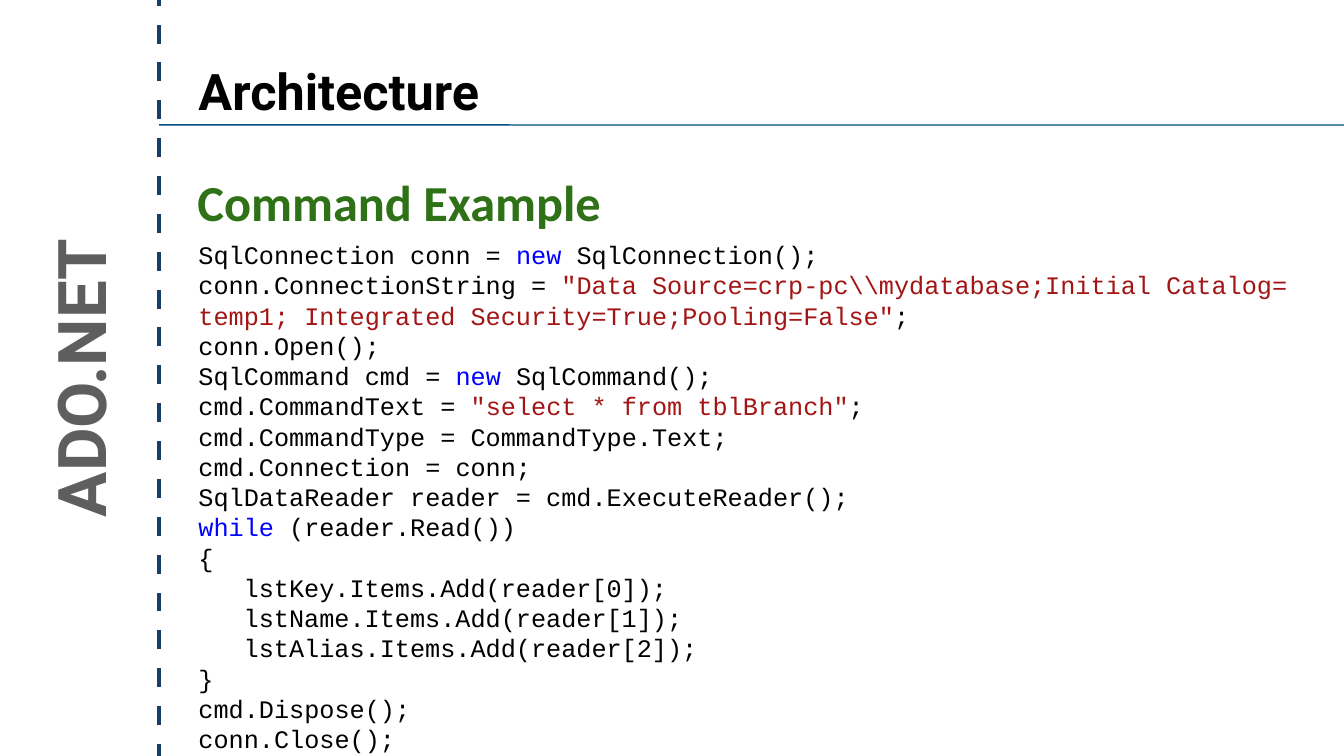
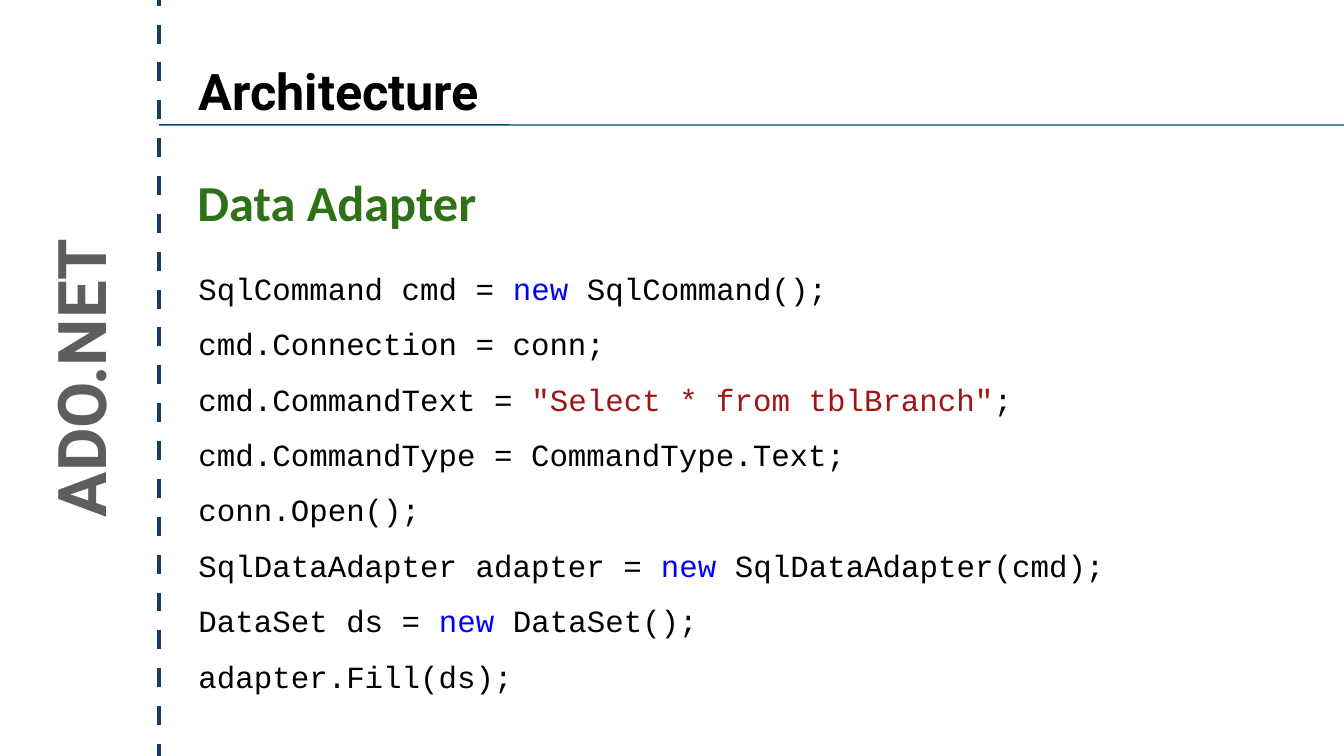
Before and after one commit to crpatel/DotNetMaterial, a slide deck: slide 31 of Unit 4.pptx (slide 28 before the commit). Drawn at 1344x756 pixels with LibreOffice and Linux fonts; fonts in the diff are those of the drawing. Boxes give left, top, right and bottom in pixels: in the first picture for what was removed or moved away, otherwise in the second. Text is boxed around its words. In the diff, an @@ line names an element or a change of style, - is before the commit and + after.

```diff
--- a/Unit 4.pptx
+++ b/Unit 4.pptx
@@ text at (x1=197, y1=185, x2=476, y2=229): text changed @@
-Command Example
+Data Adapter
@@ text "SqlCommand cmd = new SqlCommand();" moved from (x1=198, y1=246, x2=1287, y2=754) to (x1=198, y1=278, x2=1105, y2=695) @@
@@ text at (x1=198, y1=278, x2=1013, y2=473): text changed; size 36 to 44 pt; text colour #A31515 to #000000 @@
-SqlConnection conn = new SqlConnection();
-conn.ConnectionString = "Data Source=crp-pc\\mydatabase;Initial Catalog= temp1; Integrated Security=True;Pooling=False";
+SqlCommand cmd = new SqlCommand();
+cmd.Connection = conn;
+cmd.CommandText = "Select * from tblBranch";
+cmd.CommandType = CommandType.Text;
@@ text at (x1=198, y1=499, x2=420, y2=528): size 36 to 44 pt in "conn.Open();"; line spacing 1 to 1.5 @@
@@ text at (x1=198, y1=555, x2=1105, y2=695): text changed; size 36 to 44 pt @@
-SqlCommand cmd = new SqlCommand();
-cmd.CommandText = "select * from tblBranch";
-cmd.CommandType = CommandType.Text;
-cmd.Connection = conn;
-SqlDataReader reader = cmd.ExecuteReader();
-while (reader.Read())
-{
-lstKey.Items.Add(reader[0]);
-lstName.Items.Add(reader[1]);
-lstAlias.Items.Add(reader[2]);
-}
-cmd.Dispose();
-conn.Close();
+SqlDataAdapter adapter = new SqlDataAdapter(cmd);
+DataSet ds = new DataSet();
+adapter.Fill(ds);
```
Also in this commit, not shown: 2 other slides changed, 4 slides added.
